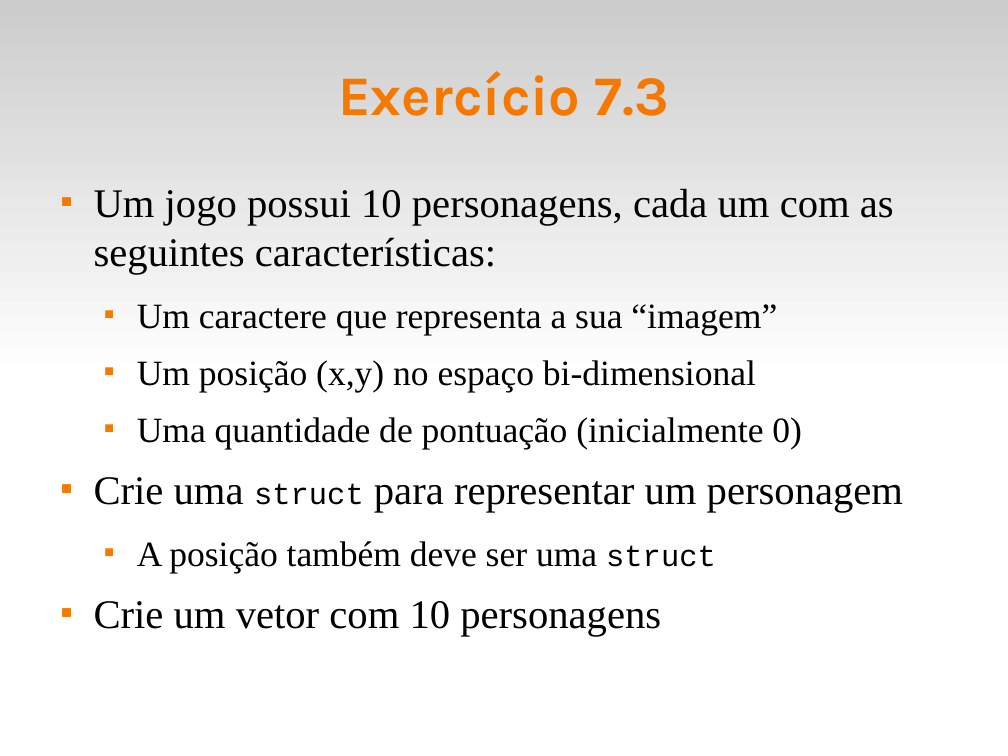
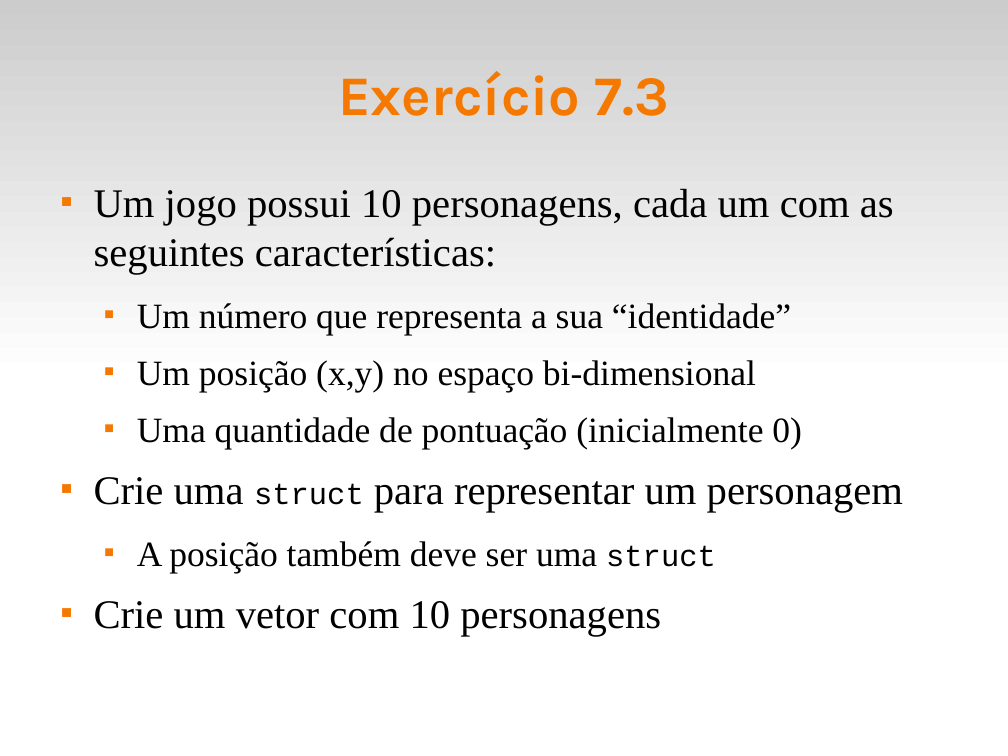
Before and after one commit to fsantanna-uerj/LP1, a slide deck: slide 11 of Slides/lp1-07-compostos.odp. Drawn at 1008x756 pixels with LibreOffice and Linux fonts; fonts in the diff are those of the drawing. Boxes give left, top, right and bottom in pixels: in the first picture for what was removed or moved away, otherwise in the second. Text is boxed around its words. In the diff, an @@ line names an element or a change of style, - is before the commit and + after.

```diff
--- a/Slides/lp1-07-compostos.odp
+++ b/Slides/lp1-07-compostos.odp
@@ text at bbox=[137, 303, 791, 334]: text changed @@
-  ■ Um caractere que representa a sua “imagem”
+  ■ Um número que representa a sua “identidade”
```
Also in this commit, not shown: 1 other slide changed, 1 other file.
